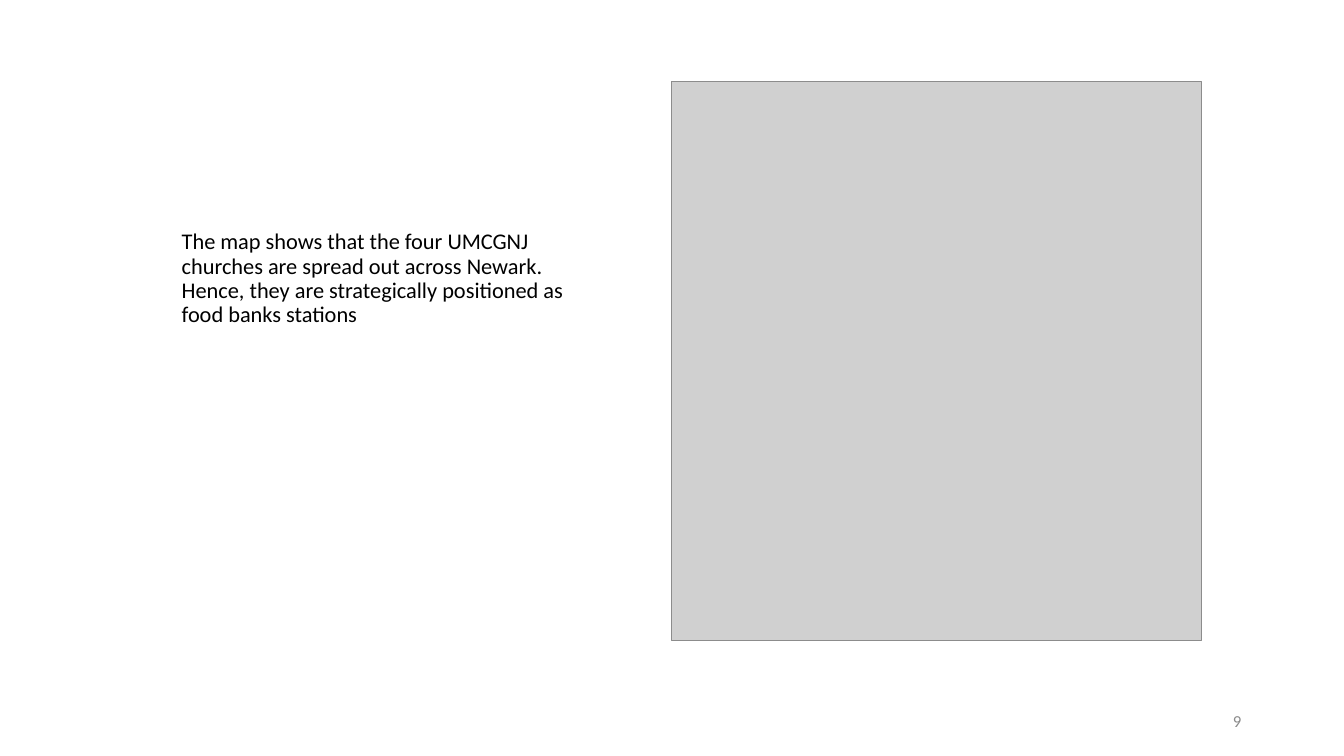
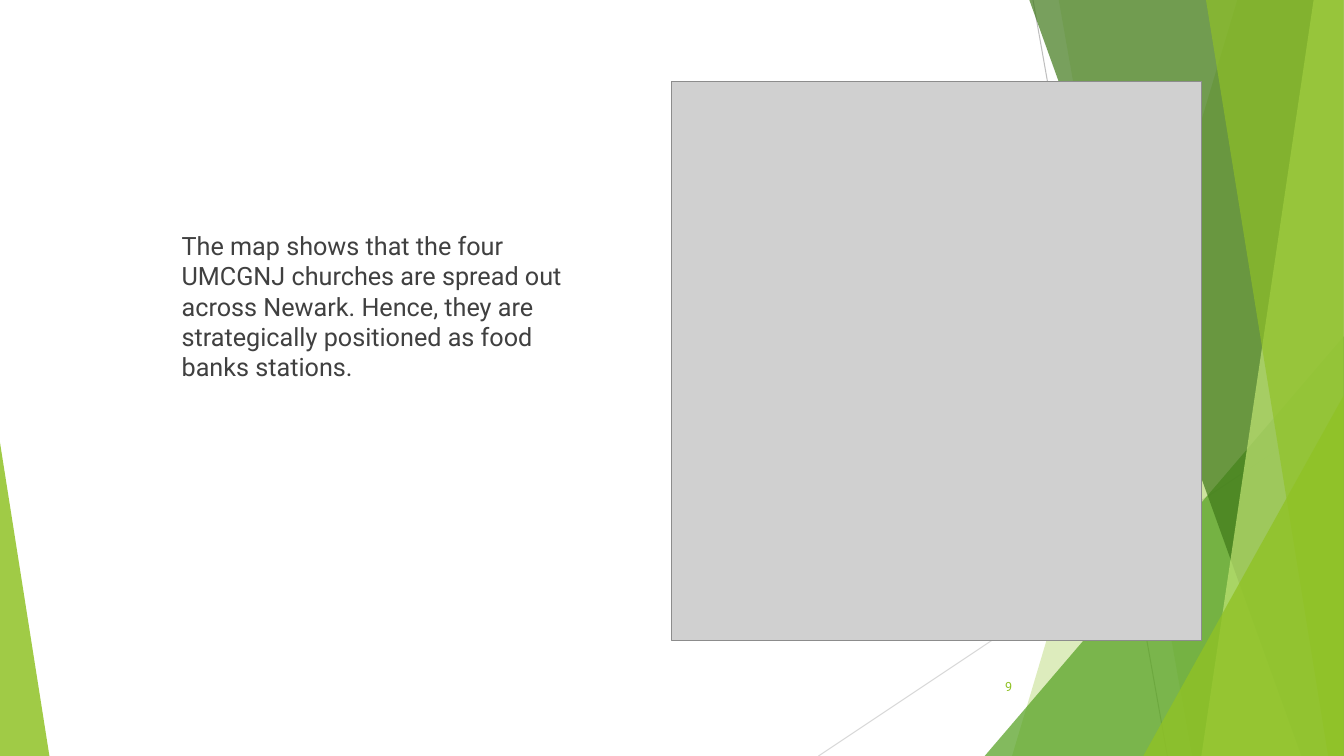
Before and after one commit to ussh0430/Applied-Data-Science-Capstone, a slide deck: slide 9 of Capstone Final Project Presentation.pptx. Drawn at 1344x756 pixels with LibreOffice and Linux fonts; fonts in the diff are those of the drawing; grey boxes stand for pictures. Boxes give left, top, right and bottom in pixels: in the first picture for what was removed or moved away, otherwise in the second. Text is boxed around its words. In the diff, an @@ line names an element or a change of style, - is before the commit and + after.

```diff
--- a/Capstone Final Project Presentation.pptx
+++ b/Capstone Final Project Presentation.pptx
@@ text at [182, 236, 561, 377]: text changed; size 16 to 18 pt; font Calibri to Roboto; text colour #000000 to #404040 @@
-The map shows that the four UMCGNJ churches are spread out across Newark. Hence, they are strategically positioned as food banks stations
+The map shows that the four UMCGNJ churches are spread out across Newark. Hence, they are strategically positioned as food banks stations.
@@ group added at [0, 0, 1344, 756]: 5 freeform shapes, 3 triangles, 2 lines @@
@@ page number: place and size @@
-page number at [1233, 716, 1241, 727]
+page number at [1005, 682, 1012, 691]
@@ page number at [1005, 682, 1012, 691]: size 12 to 9 pt, font Calibri to Roboto, text colour #8C8C8C to #90C226 @@
```
Also in this commit, not shown: 15 other slides changed, 1 other file.
